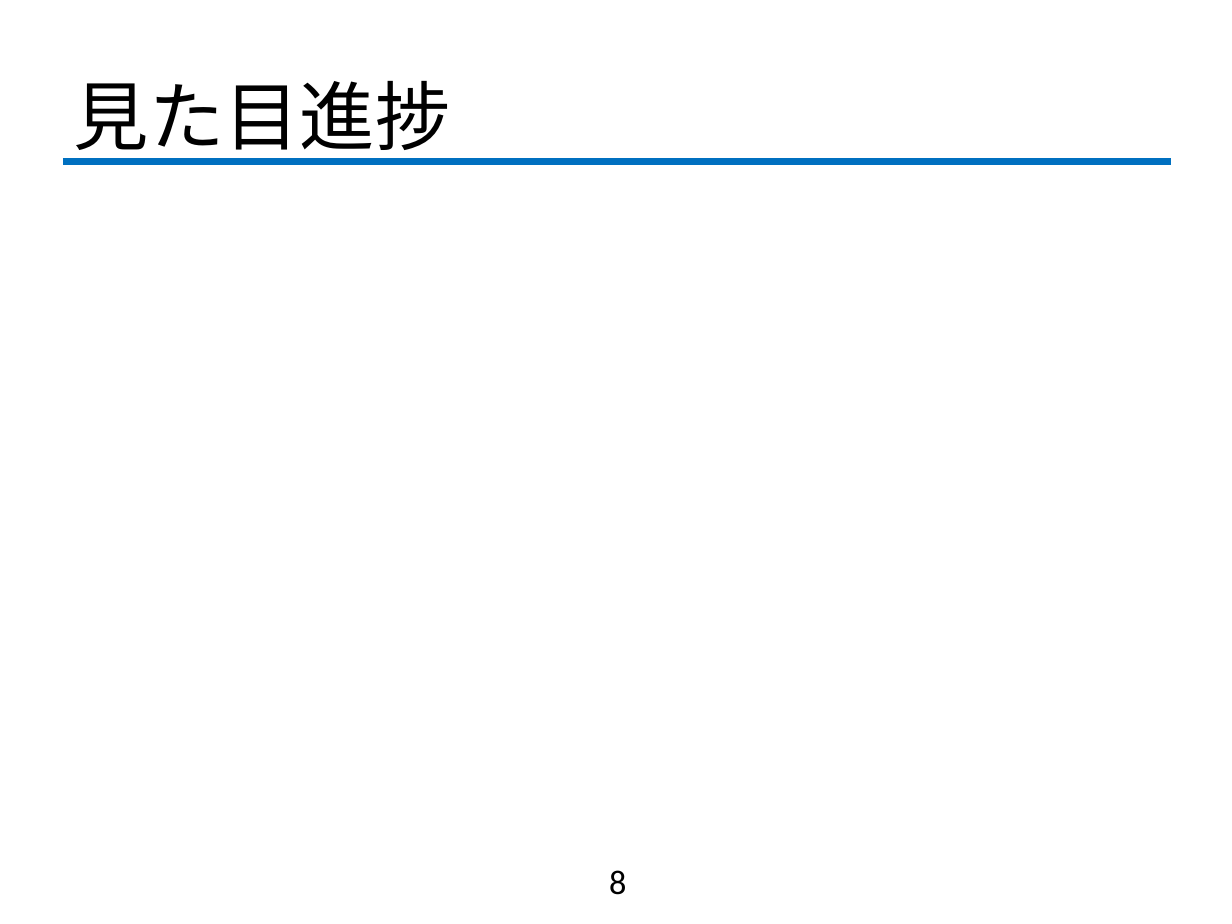
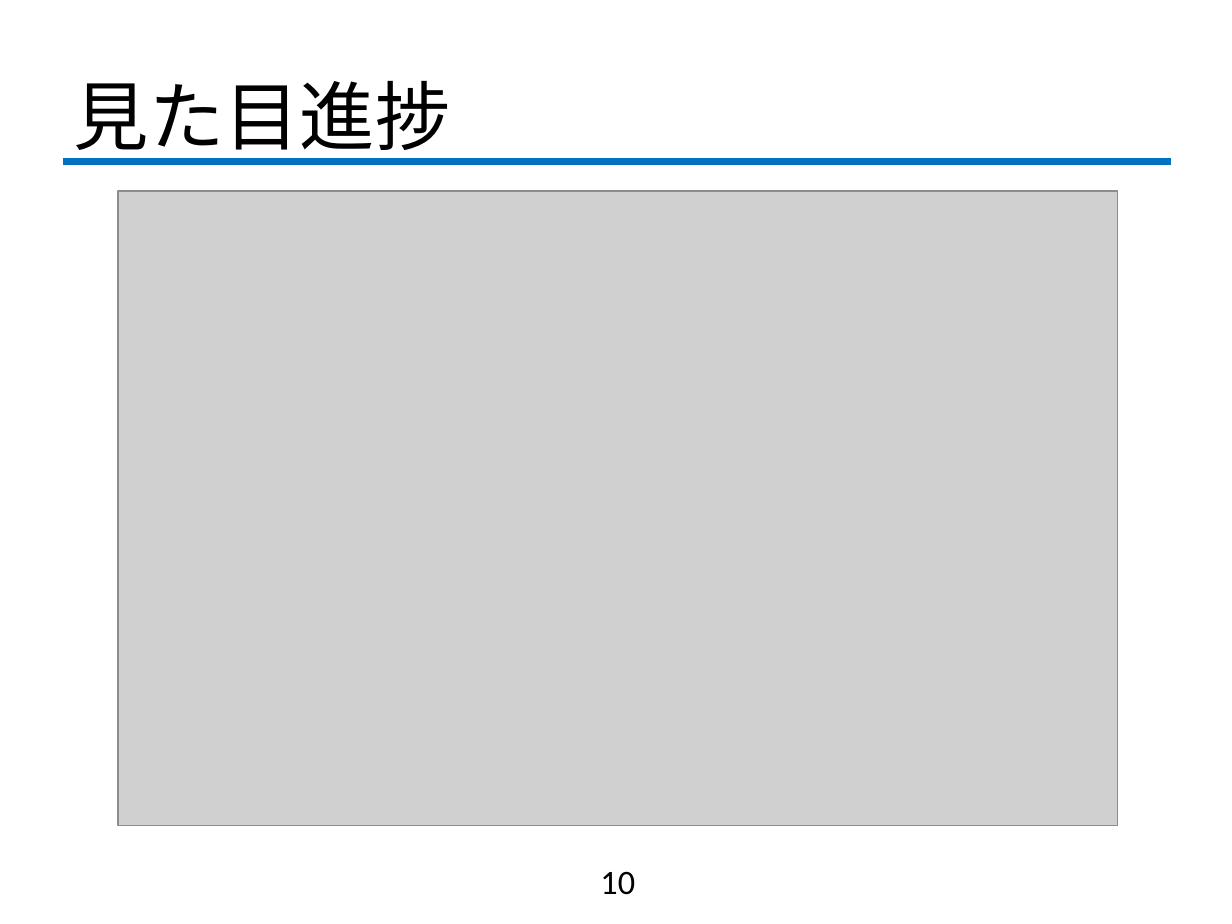
Before and after one commit to fujiLabo/fuji_simu, a slide deck: slide 10 of 1005進捗.pptx (slide 8 before the commit). Drawn at 1232x924 pixels with LibreOffice and Linux fonts; fonts in the diff are those of the drawing; grey boxes stand for pictures; background and template pictures are left out. Boxes give left, top, right and bottom in pixels: in the first picture for what was removed or moved away, otherwise in the second. Text is boxed around its words. In the diff, an @@ line names an element or a change of style, - is before the commit and + after.

Commit message:
進捗(仮)

```diff
--- a/1005進捗.pptx
+++ b/1005進捗.pptx
@@ picture added at [118, 191, 1117, 825] @@
@@ page number at [600, 871, 635, 895]: text changed @@
-8
+10
```
Also in this commit, not shown: 2 other slides changed, 3 slides added, 1 slide removed, 1 other file.
